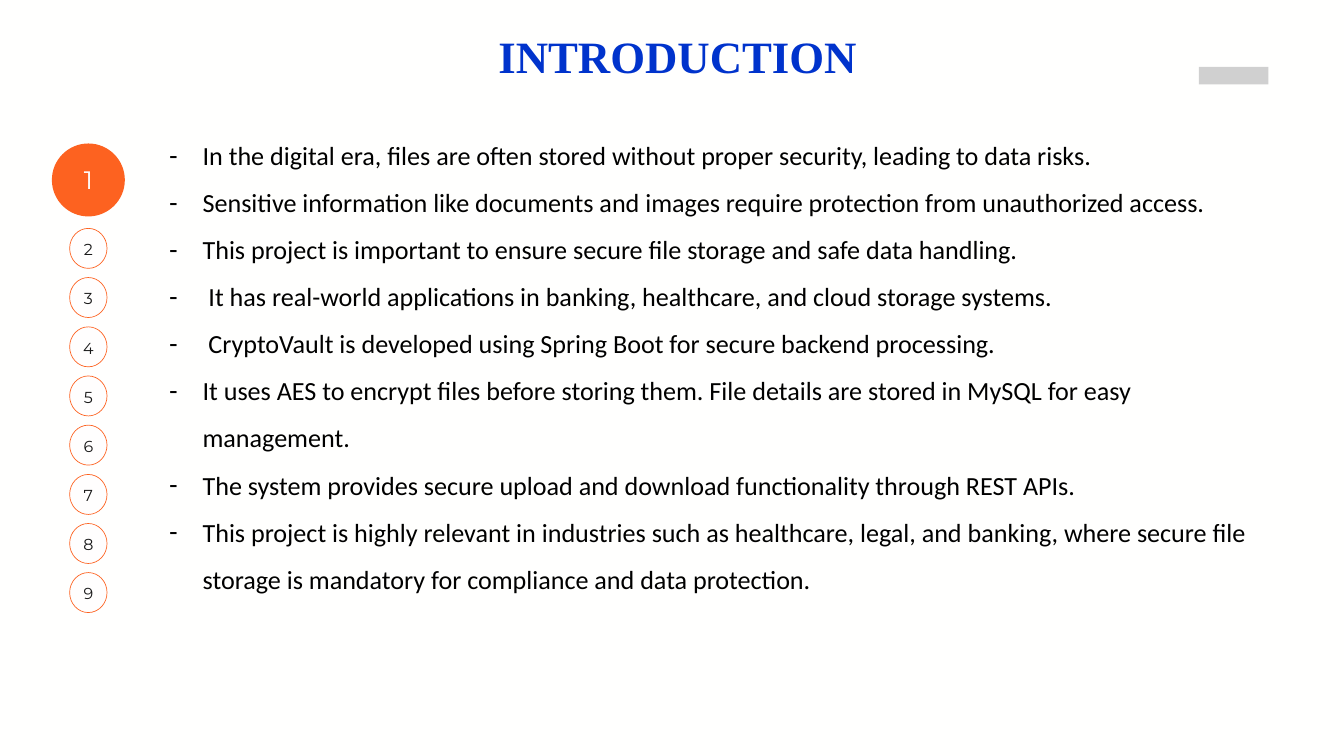
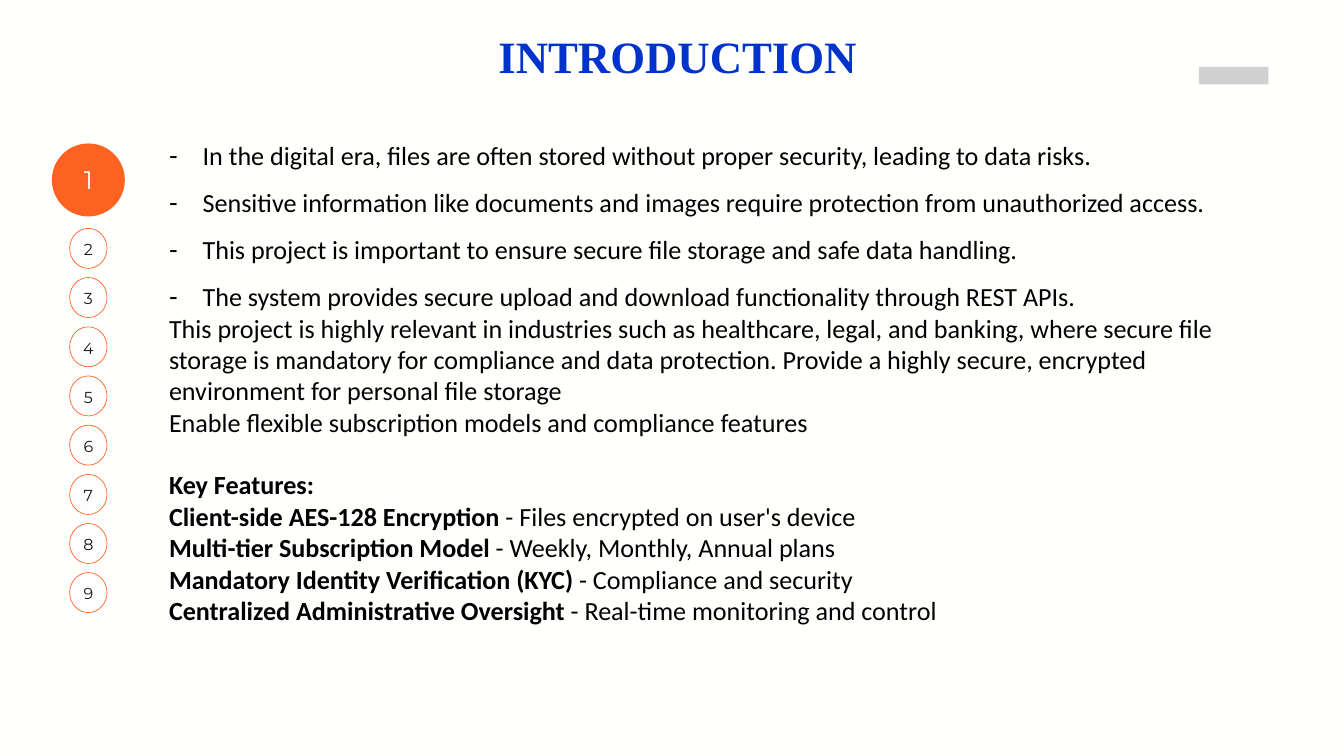
Before and after one commit to jevin872/Crypto-Valut, a slide deck: slide 2 of CryptoVault_Milestone1_24512.pptx. Drawn at 1344x756 pixels with LibreOffice and Linux fonts; fonts in the diff are those of the drawing; grey boxes stand for pictures. Boxes give left, top, right and bottom in pixels: in the first picture for what was removed or moved away, otherwise in the second. Text is boxed around its words. In the diff, an @@ line names an element or a change of style, - is before the commit and + after.

```diff
--- a/CryptoVault_Milestone1_24512.pptx
+++ b/CryptoVault_Milestone1_24512.pptx
@@ text at box(203, 288, 1131, 452): paragraphs removed @@
-– It has real-world applications in banking, healthcare, and cloud storage systems.
-– CryptoVault is developed using Spring Boot for secure backend processing.
-– It uses AES to encrypt files before storing them. File details are stored in MySQL for easy management.
@@ text at box(169, 320, 1212, 625): text changed @@
-– This project is highly relevant in industries such as healthcare, legal, and banking, where secure file storage is mandatory for compliance and data protection.
+This project is highly relevant in industries such as healthcare, legal, and banking, where secure file storage is mandatory for compliance and data protection. Provide a highly secure, encrypted environment for personal file storage
+Enable flexible subscription models and compliance features
+Key Features:
+Client-side AES-128 Encryption - Files encrypted on user's device
+Multi-tier Subscription Model - Weekly, Monthly, Annual plans
+Mandatory Identity Verification (KYC) - Compliance and security
+Centralized Administrative Oversight - Real-time monitoring and control
```
Also in this commit, not shown: 5 other slides changed, 45 other files.
